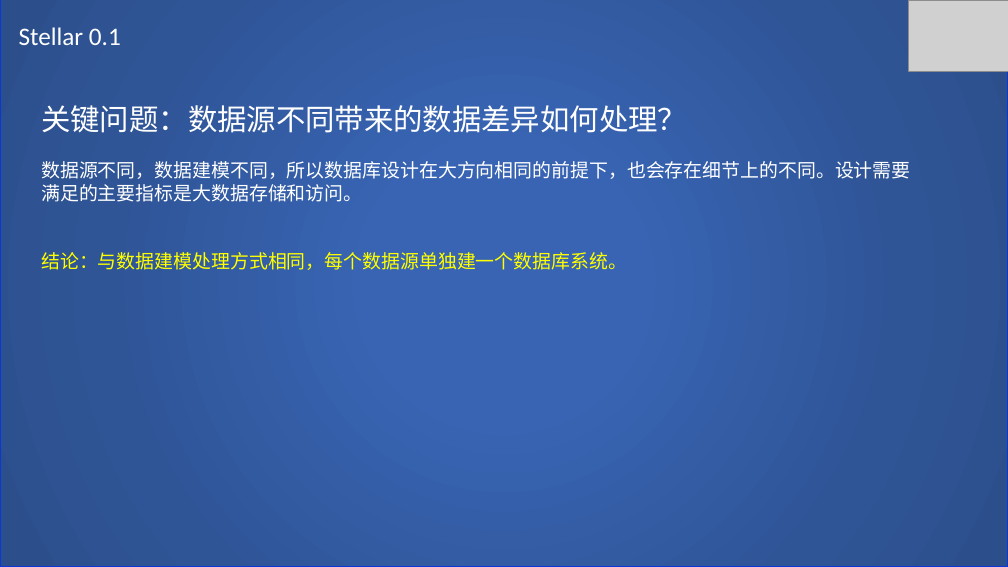
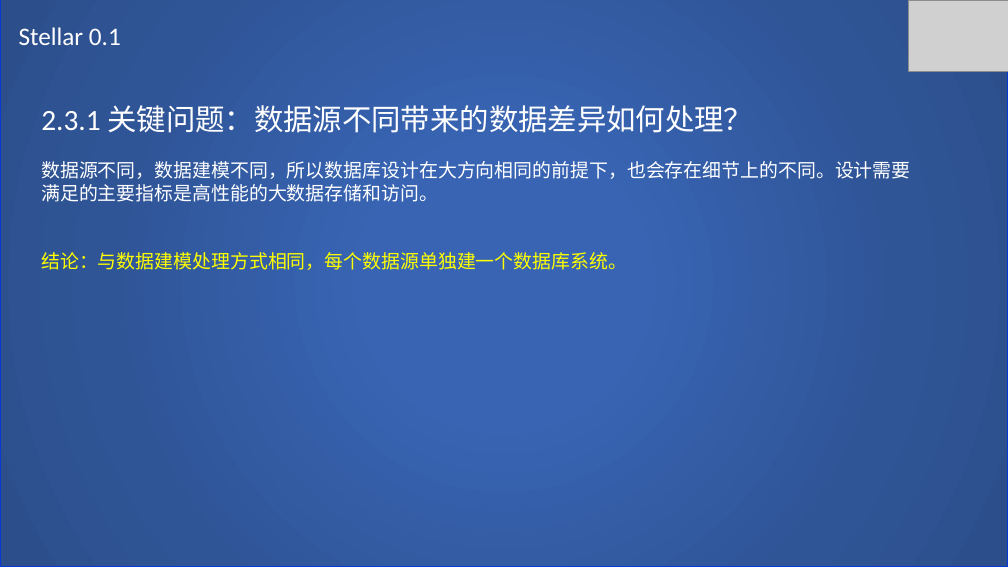
Before and after one commit to SCITLAS/Stellar, a slide deck: slide 22 of Stellar_0.1/documents/design.pptx. Drawn at 1008x567 pixels with LibreOffice and Linux fonts; fonts in the diff are those of the drawing; grey boxes stand for pictures. Boxes give left, top, right and bottom in pixels: in the first picture for what was removed or moved away, otherwise in the second. Text is boxed around its words. In the diff, an @@ line names an element or a change of style, - is before the commit and + after.

```diff
--- a/Stellar_0.1/documents/design.pptx
+++ b/Stellar_0.1/documents/design.pptx
@@ text at (41, 105, 910, 202): text changed @@
-关键问题：数据源不同带来的数据差异如何处理？
-数据源不同，数据建模不同，所以数据库设计在大方向相同的前提下，也会存在细节上的不同。设计需要满足的主要指标是大数据存储和访问。
+2.3.1 关键问题：数据源不同带来的数据差异如何处理？
+数据源不同，数据建模不同，所以数据库设计在大方向相同的前提下，也会存在细节上的不同。设计需要满足的主要指标是高性能的大数据存储和访问。
```
Also in this commit, not shown: 21 other slides changed, 30 slides added, 1 other file.
